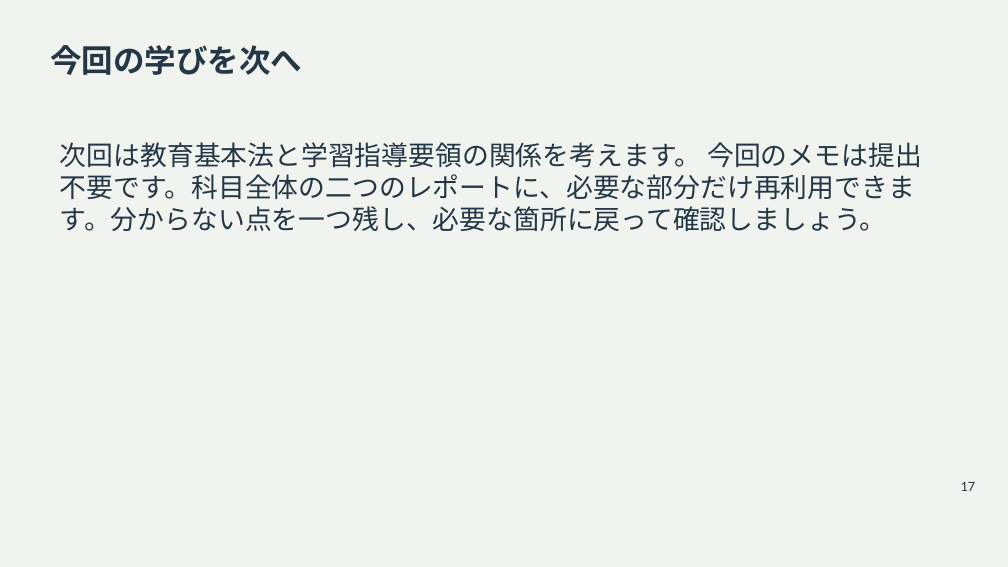
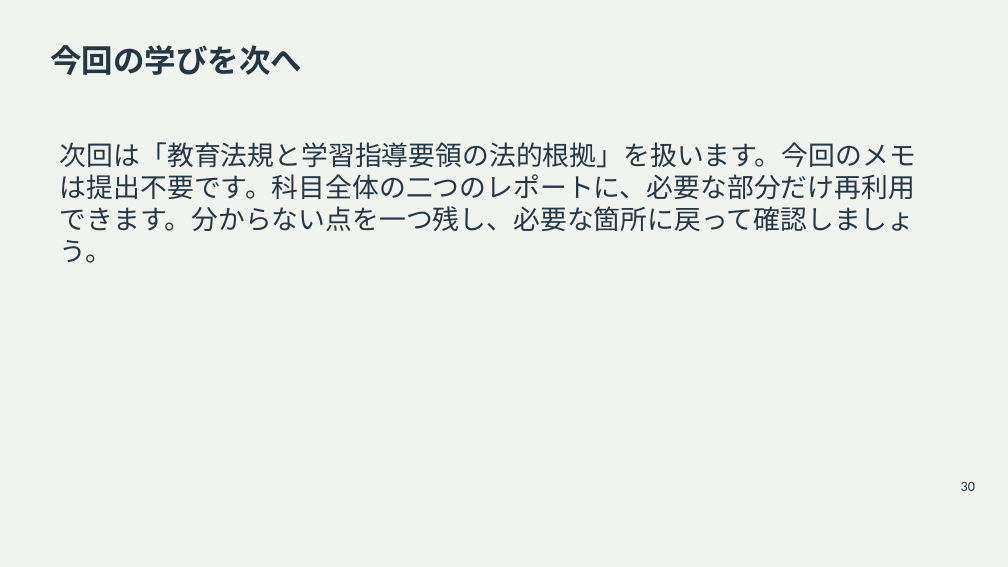
Before and after one commit to zooc-14calbp/industrial-education-i, a slide deck: slide 30 of reorganized/20261105/main/04/slides.pptx (slide 17 before the commit). Drawn at 1008x567 pixels with LibreOffice and Linux fonts; fonts in the diff are those of the drawing. Boxes give left, top, right and bottom in pixels: in the first picture for what was removed or moved away, otherwise in the second. Text is boxed around its words. In the diff, an @@ line names an element or a change of style, - is before the commit and + after.

```diff
--- a/reorganized/20261105/main/04/slides.pptx
+++ b/reorganized/20261105/main/04/slides.pptx
@@ text at (60,142,916,263): text changed @@
-次回は教育基本法と学習指導要領の関係を考えます。 今回のメモは提出不要です。科目全体の二つのレポートに、必要な部分だけ再利用できます。分からない点を一つ残し、必要な箇所に戻って確認しましょう。
+次回は「教育法規と学習指導要領の法的根拠」を扱います。今回のメモは提出不要です。科目全体の二つのレポートに、必要な部分だけ再利用できます。分からない点を一つ残し、必要な箇所に戻って確認しましょう。
@@ text at (961,482,975,491): text changed @@
-17
+30
```
Also in this commit, not shown: 14 other slides changed, 16 slides added, 17 other files.
